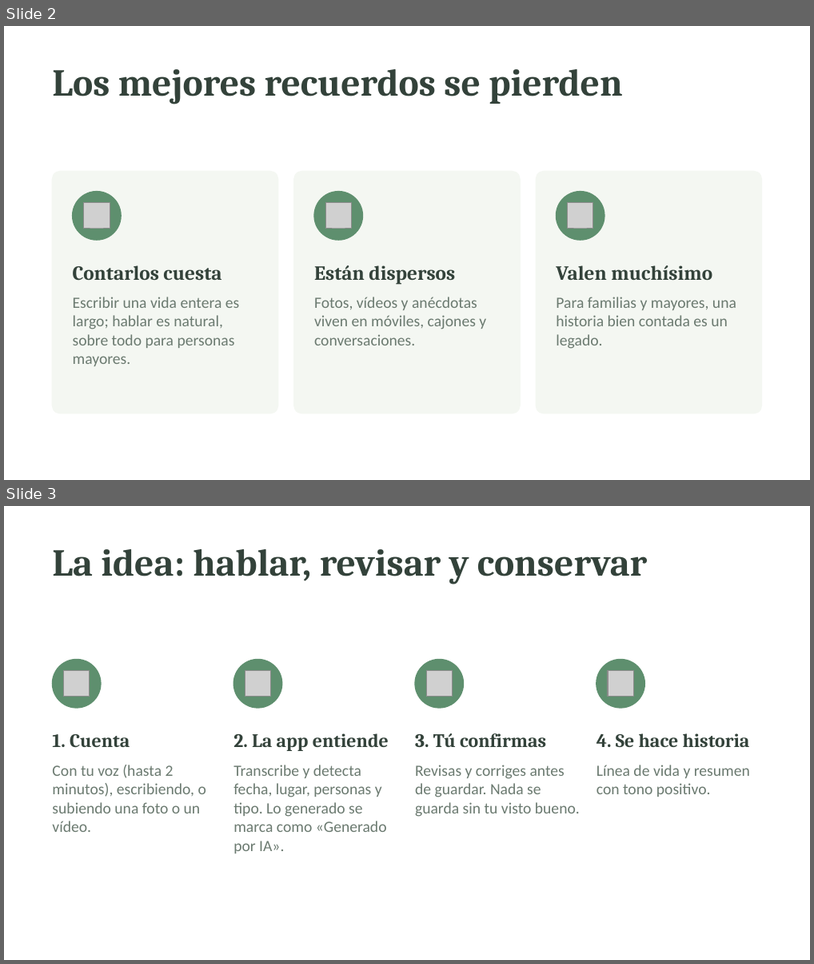
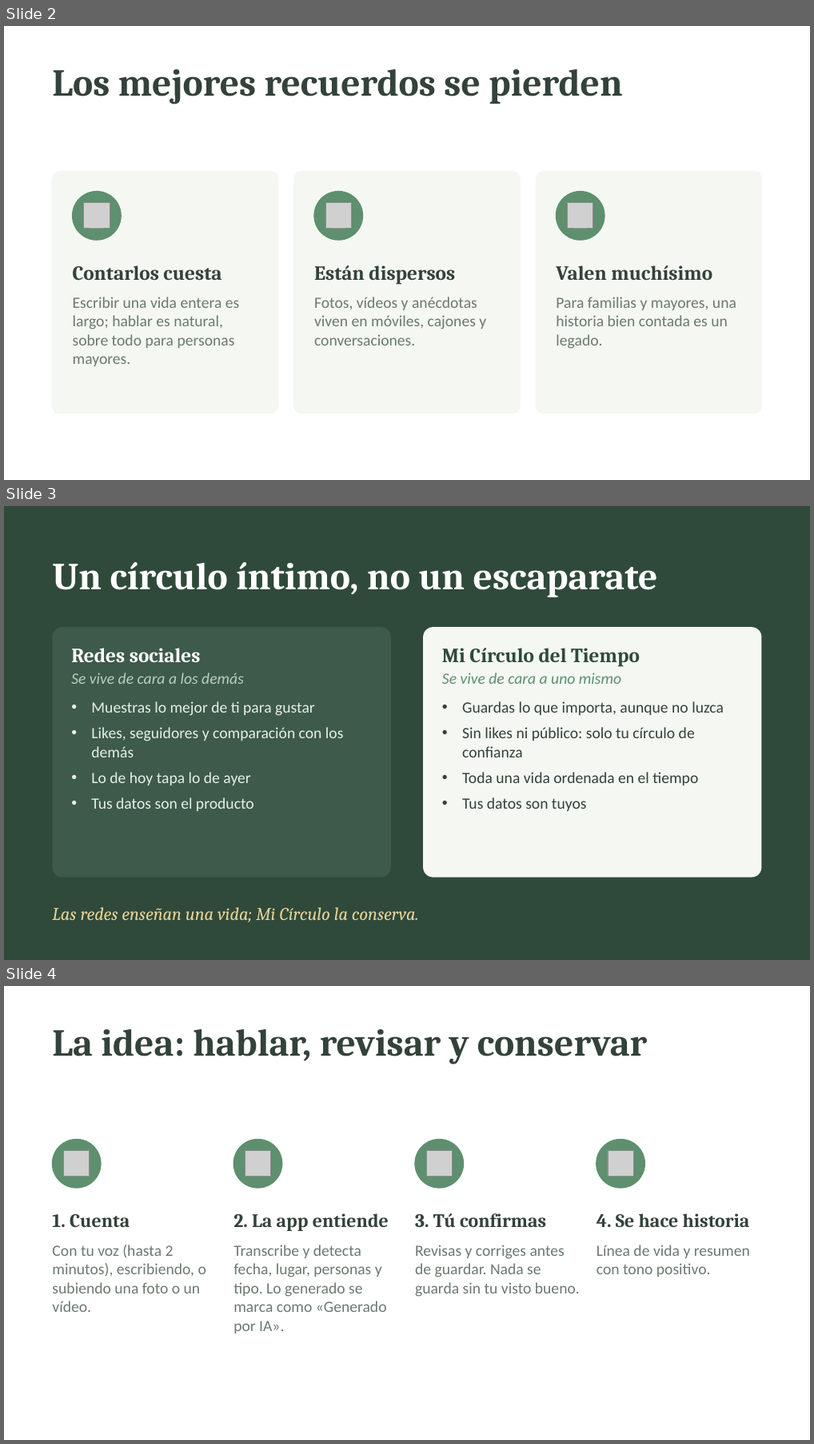
Before and after one commit to jgzmac/mis-memorias-de-oro, a slide deck: docs/Mi-Circulo-del-Tiempo-presentacion.pptx. Shown one above the other, each under a label of ours: slides 2 and 3 before the commit, slides 2, 3 and 4 after it. The pictures are 814x964 and 814x1444 pixels, drawn with LibreOffice and Linux fonts; fonts in the diff are those of the drawing; grey boxes stand for pictures. Boxes give left, top, right and bottom in pixels: in the first picture for what was removed or moved away, otherwise in the second. Text is boxed around its words. In the diff, an @@ line names an element or a change of style, - is before the commit and + after.

```diff
--- a/docs/Mi-Circulo-del-Tiempo-presentacion.pptx
+++ b/docs/Mi-Circulo-del-Tiempo-presentacion.pptx
@@ slide 3 added at (4, 506, 810, 960), background #2F4A3A @@
@@ text added at (52, 562, 658, 597), 34 pt, text #FFFFFF, bold @@
+Un círculo íntimo, no un escaparate
@@ rounded rectangle added at (52, 627, 391, 877), fill #3D5A4A, 14 pt, text #E6EFE8 @@
+Redes sociales
+Se vive de cara a los demás
+• Muestras lo mejor de ti para gustar
+• Likes, seguidores y comparación con los demás
+• Lo de hoy tapa lo de ayer
+• Tus datos son el producto
@@ rounded rectangle added at (423, 627, 762, 877), fill #F4F7F2, 14 pt, text #33423A @@
+Mi Círculo del Tiempo
+Se vive de cara a uno mismo
+• Guardas lo que importa, aunque no luzca
+• Sin likes ni público: solo tu círculo de confianza
+• Toda una vida ordenada en el tiempo
+• Tus datos son tuyos
@@ text added at (52, 907, 419, 922), 16 pt, text #E9D49A, italic @@
+Las redes enseñan una vida; Mi Círculo la conserva.
@@ what was slide 3 is now slide 4 @@
```
Also in this commit, not shown: 3 other files.
